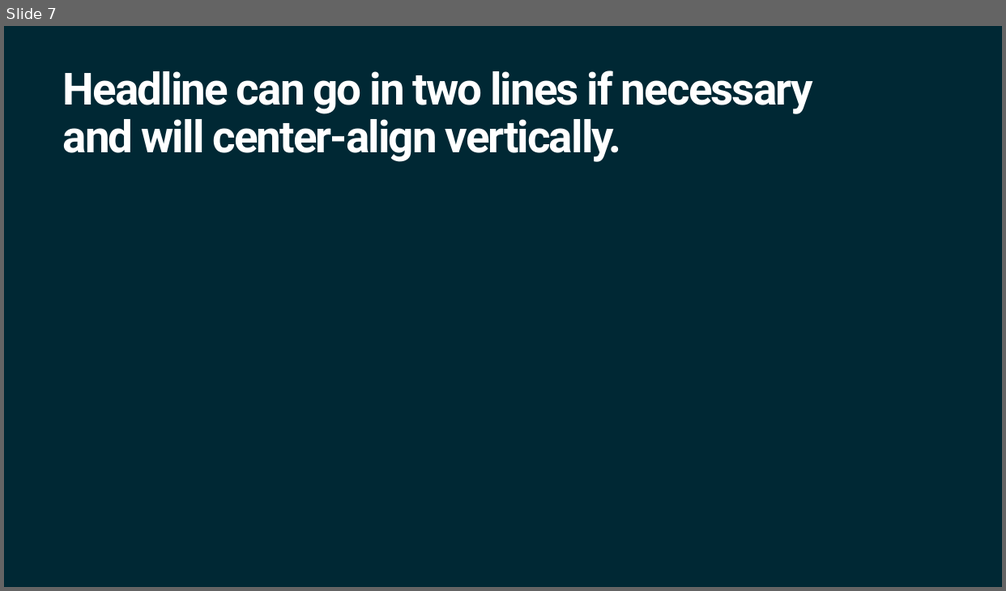
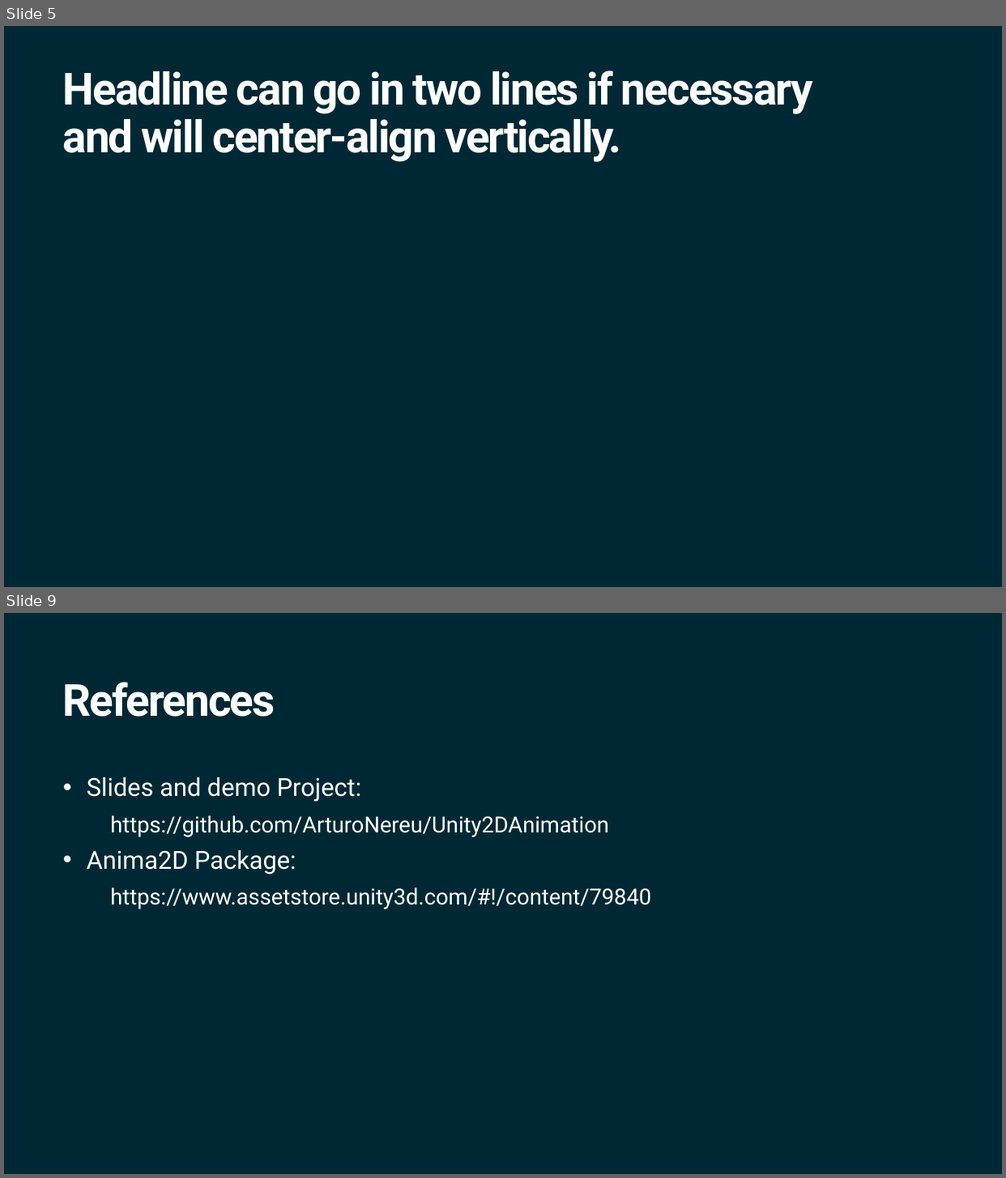
Before and after one commit to ArturoNereu/Unity2DAnimation, a slide deck: Presentations/Future2DAnim_Tokyo.pptx. Shown one above the other, each under a label of ours: slide 7 before the commit, slides 5 and 9 after it; the slides between them are not shown. The pictures are 1006x591 and 1006x1178 pixels, drawn with LibreOffice and Linux fonts; fonts in the diff are those of the drawing; background and template pictures are left out. Boxes give left, top, right and bottom in pixels: in the first picture for what was removed or moved away, otherwise in the second. Text is boxed around its words. In the diff, an @@ line names an element or a change of style, - is before the commit and + after.

```diff
--- a/Presentations/Future2DAnim_Tokyo.pptx
+++ b/Presentations/Future2DAnim_Tokyo.pptx
@@ slide 9 added at <box>4,613,1002,1174</box>, background #002834 @@
@@ title added at <box>63,682,275,717</box>, 32 pt, text #FFFFFF, bold @@
+References
@@ text added at <box>87,777,651,909</box>, 16 pt, text #FFFFFF @@
+• Slides and demo Project:
+  • https://github.com/ArturoNereu/Unity2DAnimation
+• Anima2D Package:
+  • https://www.assetstore.unity3d.com/#!/content/79840
@@ what was slide 7 is now slide 5 @@
```
Also in this commit, not shown: 2 slides changed, 5 other slides added, 5 slides removed.
